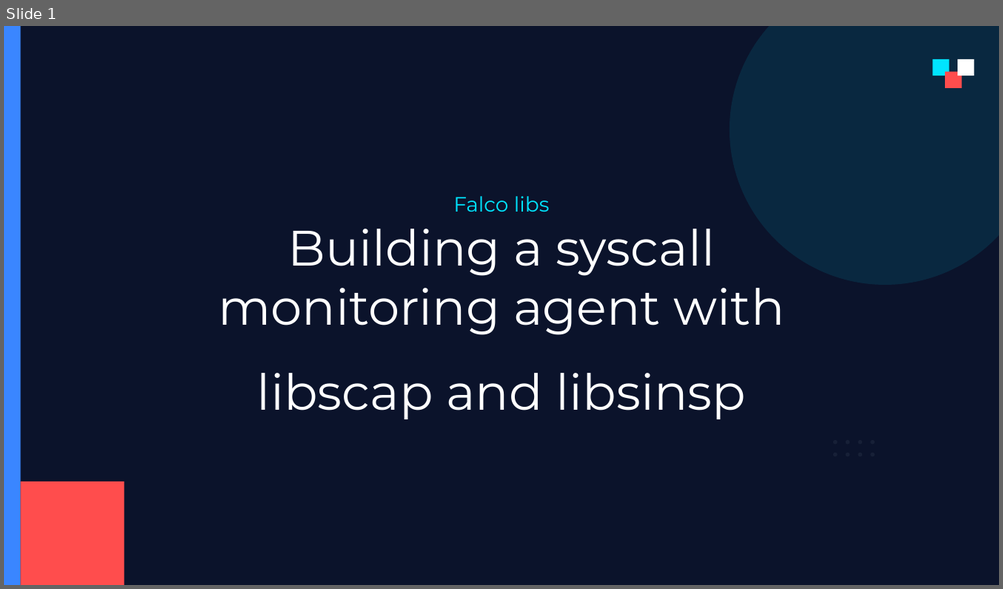
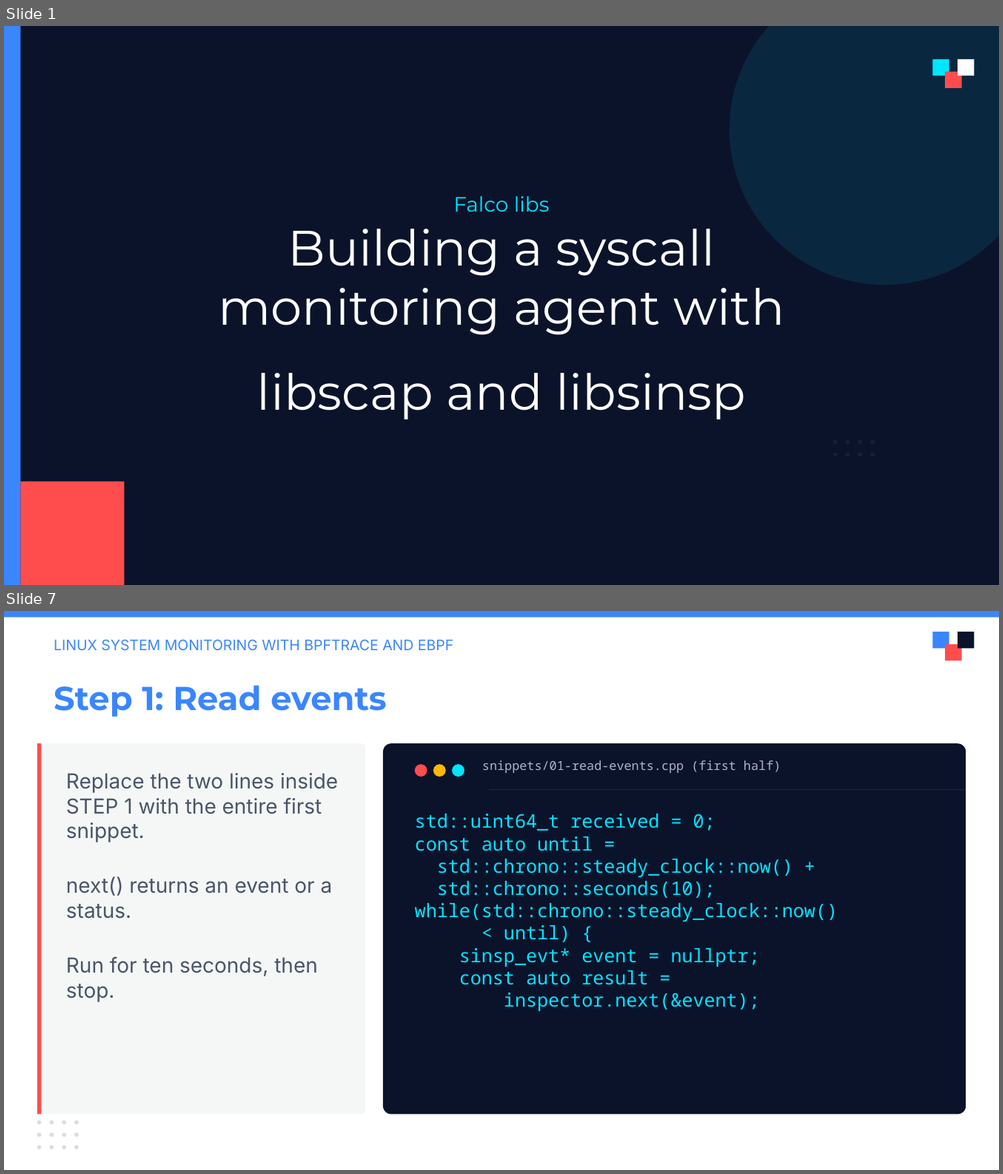
Before and after one commit to julianshalaby-perj/falco-libs-workshop, a slide deck: presentation/falco-libs-intro.pptx. Shown one above the other, each under a label of ours: slide 1 before the commit, slides 1 and 7 after it; the slides between them are not shown. The pictures are 1003x589 and 1003x1174 pixels, drawn with LibreOffice and Linux fonts; fonts in the diff are those of the drawing; background and template pictures are left out. Boxes give left, top, right and bottom in pixels: in the first picture for what was removed or moved away, otherwise in the second. Text is boxed around its words. In the diff, an @@ line names an element or a change of style, - is before the commit and + after.

```diff
--- a/presentation/falco-libs-intro.pptx
+++ b/presentation/falco-libs-intro.pptx
@@ slide 7 added at box(4, 611, 999, 1170), background #FFFFFF @@
@@ rectangle added at box(4, 611, 999, 617), fill #3A86FF @@
@@ rectangle added at box(932, 632, 949, 649), fill #3A86FF @@
@@ rectangle added at box(957, 632, 973, 649), fill #0B132B @@
@@ text added at box(54, 639, 453, 651), 10.5 pt, text #3A86FF @@
+LINUX SYSTEM MONITORING WITH BPFTRACE AND EBPF
@@ rectangle added at box(945, 644, 962, 661), fill #FF4D4D @@
@@ text added at box(54, 685, 386, 717), 24 pt, text #3A86FF, bold @@
+Step 1: Read events
@@ rounded rectangle added at box(37, 743, 365, 1114), fill #F4F7F6 @@
@@ rectangle added at box(37, 743, 41, 1114), fill #FF4D4D @@
@@ rounded rectangle added at box(383, 743, 966, 1114), fill #0B132B @@
@@ ellipse added at box(415, 764, 427, 776), fill #FF4D4D @@
@@ ellipse added at box(432, 764, 444, 776), fill #FFB703 @@
@@ ellipse added at box(452, 764, 464, 776), fill #00E5FF @@
@@ text added at box(482, 760, 780, 773), 9 pt, text #AAB6C8 @@
+snippets/01-read-events.cpp (first half)
@@ text added at box(66, 773, 338, 1002), 15 pt, text #4A5568 @@
+Replace the two lines inside STEP 1 with the entire first snippet.
+next() returns an event or a status.
+Run for ten seconds, then stop.
@@ rectangle added at box(489, 789, 966, 790), fill #4A5568 at 30% opacity @@
@@ text added at box(415, 814, 837, 1011), 13.5 pt, text #00E5FF @@
+std::uint64_t received = 0;
+const auto until =
+std::chrono::steady_clock::now() +
+std::chrono::seconds(10);
+while(std::chrono::steady_clock::now()
+< until) {
+sinsp_evt* event = nullptr;
+const auto result =
+inspector.next(&event);
@@ ellipse added at box(37, 1120, 41, 1125), fill #4A5568 at 20% opacity @@
@@ ellipse added at box(50, 1120, 54, 1125), fill #4A5568 at 20% opacity @@
@@ ellipse added at box(62, 1120, 65, 1125), fill #4A5568 at 20% opacity @@
@@ ellipse added at box(74, 1120, 79, 1125), fill #4A5568 at 20% opacity @@
@@ ellipse added at box(37, 1133, 41, 1137), fill #4A5568 at 20% opacity @@
@@ ellipse added at box(50, 1133, 54, 1137), fill #4A5568 at 20% opacity @@
@@ ellipse added at box(62, 1133, 65, 1137), fill #4A5568 at 20% opacity @@
@@ ellipse added at box(74, 1133, 79, 1137), fill #4A5568 at 20% opacity @@
@@ ellipse added at box(37, 1146, 41, 1150), fill #4A5568 at 20% opacity @@
@@ ellipse added at box(50, 1146, 54, 1150), fill #4A5568 at 20% opacity @@
@@ ellipse added at box(62, 1146, 65, 1150), fill #4A5568 at 20% opacity @@
@@ ellipse added at box(74, 1146, 79, 1150), fill #4A5568 at 20% opacity @@
```
Also in this commit, not shown: 7 slides changed, 3 other slides added, 12 slides removed.
